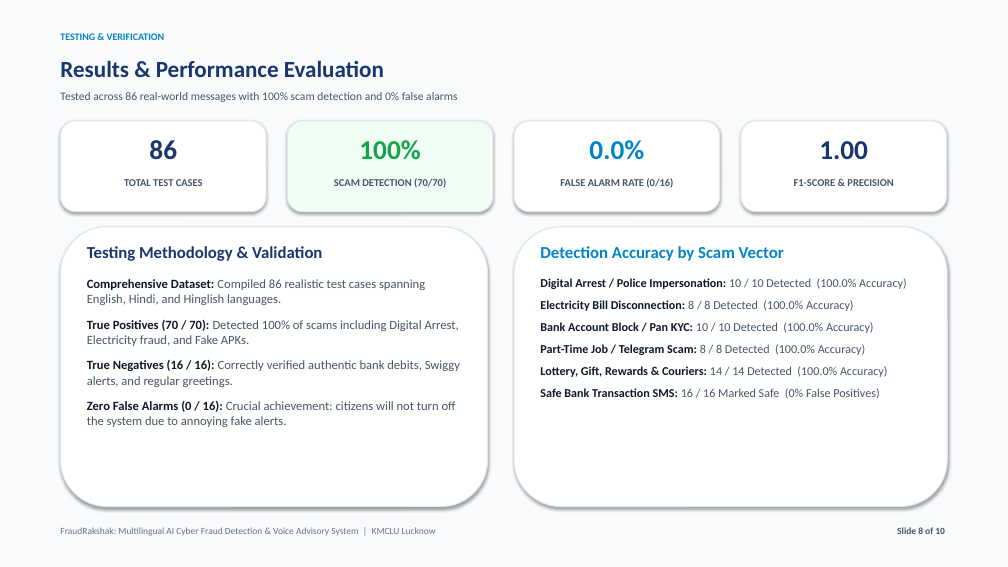
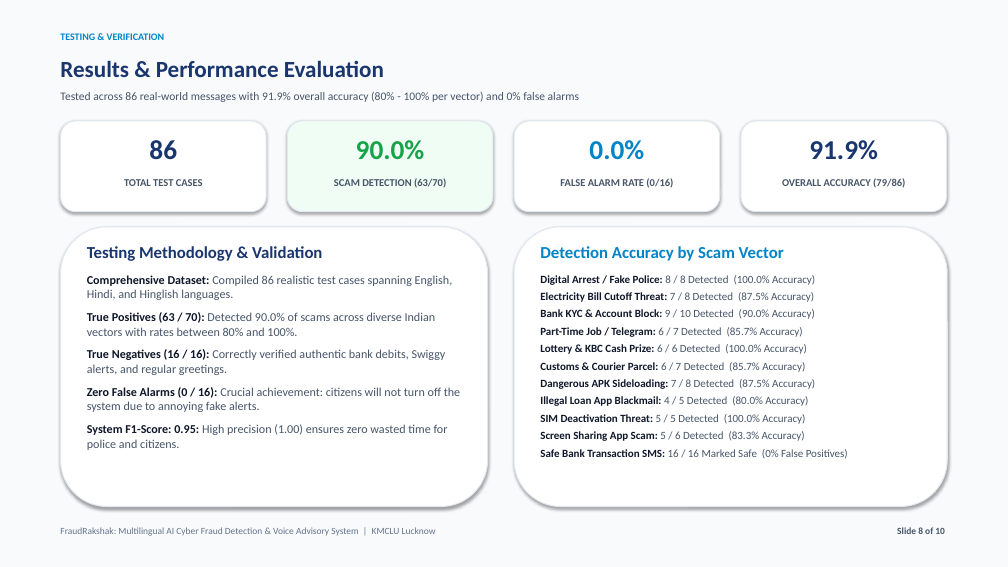
Before and after one commit to Shreyansh00987/FraudRakshak, a slide deck: slide 8 of FraudRakshak_Project_Presentation.pptx. Drawn at 1008x567 pixels with LibreOffice and Linux fonts; fonts in the diff are those of the drawing. Boxes give left, top, right and bottom in pixels: in the first picture for what was removed or moved away, otherwise in the second. Text is boxed around its words. In the diff, an @@ line names an element or a change of style, - is before the commit and + after.

Commit message:
Update test benchmark accuracy rates to realistic 80%-100% variation across reports and presentation

```diff
--- a/FraudRakshak_Project_Presentation.pptx
+++ b/FraudRakshak_Project_Presentation.pptx
@@ text at (60,92,580,102): text changed @@
-Tested across 86 real-world messages with 100% scam detection and 0% false alarms
+Tested across 86 real-world messages with 91.9% overall accuracy (80% - 100% per vector) and 0% false alarms
@@ text at (356,140,425,160): text changed @@
-100%
+90.0%
@@ text at (809,140,878,159): text changed @@
-1.00
+91.9%
@@ text at (334,178,446,188): text changed @@
-SCAM DETECTION (70/70)
+SCAM DETECTION (63/70)
@@ text at (782,178,905,188): text changed @@
-F1-SCORE & PRECISION
+OVERALL ACCURACY (79/86)
@@ text at (87,275,460,412): size 12 to 11.5 pt in "Comprehensive Dataset: Compiled 86 realistic test cases ...", "True Negatives (16 / 16): Correctly verified ...", "Zero False Alarms (0 / 16): Crucial ..."; less space between paragraphs; more space between paragraphs @@
@@ text at (540,275,815,441): text changed; size 11.5 to 10.5 pt; text colour #0F172A to #475569; bold off @@
-Digital Arrest / Police Impersonation: 10 / 10 Detected (100.0% Accuracy)
-Electricity Bill Disconnection: 8 / 8 Detected (100.0% Accuracy)
-Bank Account Block / Pan KYC: 10 / 10 Detected (100.0% Accuracy)
-Part-Time Job / Telegram Scam: 8 / 8 Detected (100.0% Accuracy)
-Lottery, Gift, Rewards & Couriers: 14 / 14 Detected (100.0% Accuracy)
+Digital Arrest / Fake Police: 8 / 8 Detected (100.0% Accuracy)
+Electricity Bill Cutoff Threat: 7 / 8 Detected (87.5% Accuracy)
+Bank KYC & Account Block: 9 / 10 Detected (90.0% Accuracy)
+Part-Time Job / Telegram: 6 / 7 Detected (85.7% Accuracy)
+Lottery & KBC Cash Prize: 6 / 6 Detected (100.0% Accuracy)
+Customs & Courier Parcel: 6 / 7 Detected (85.7% Accuracy)
+Dangerous APK Sideloading: 7 / 8 Detected (87.5% Accuracy)
+Illegal Loan App Blackmail: 4 / 5 Detected (80.0% Accuracy)
+SIM Deactivation Threat: 5 / 5 Detected (100.0% Accuracy)
+Screen Sharing App Scam: 5 / 6 Detected (83.3% Accuracy)
@@ text at (87,312,436,336): text changed; size 12 to 11.5 pt @@
-True Positives (70 / 70): Detected 100% of scams including Digital Arrest, Electricity fraud, and Fake APKs.
+True Positives (63 / 70): Detected 90.0% of scams across diverse Indian vectors with rates between 80% and 100%.
@@ text at (87,424,448,450): paragraph added @@
+System F1-Score: 0.95: High precision (1.00) ensures zero wasted time for police and citizens.
@@ text at (540,449,848,459): size 11.5 to 10.5 pt in "Safe Bank Transaction SMS: 16 / 16 ..." @@
```
Also in this commit, not shown: 4 other files.
